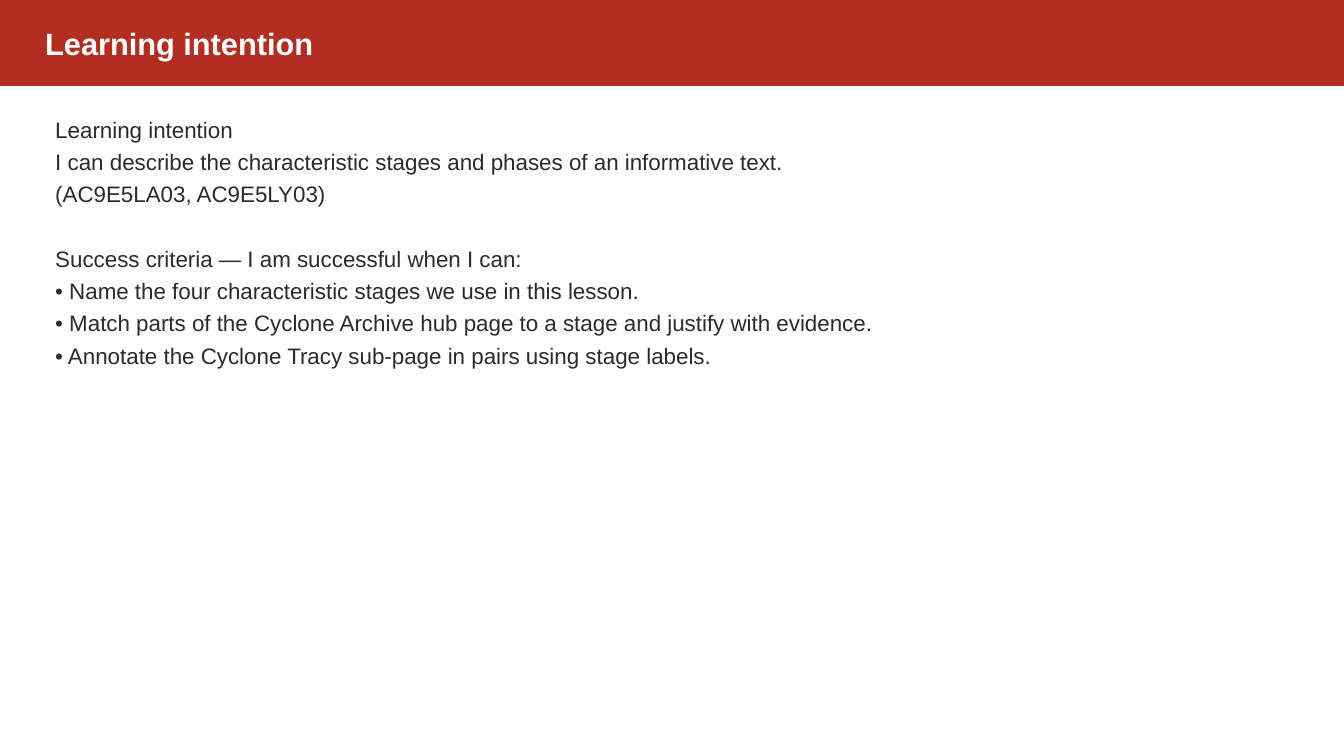
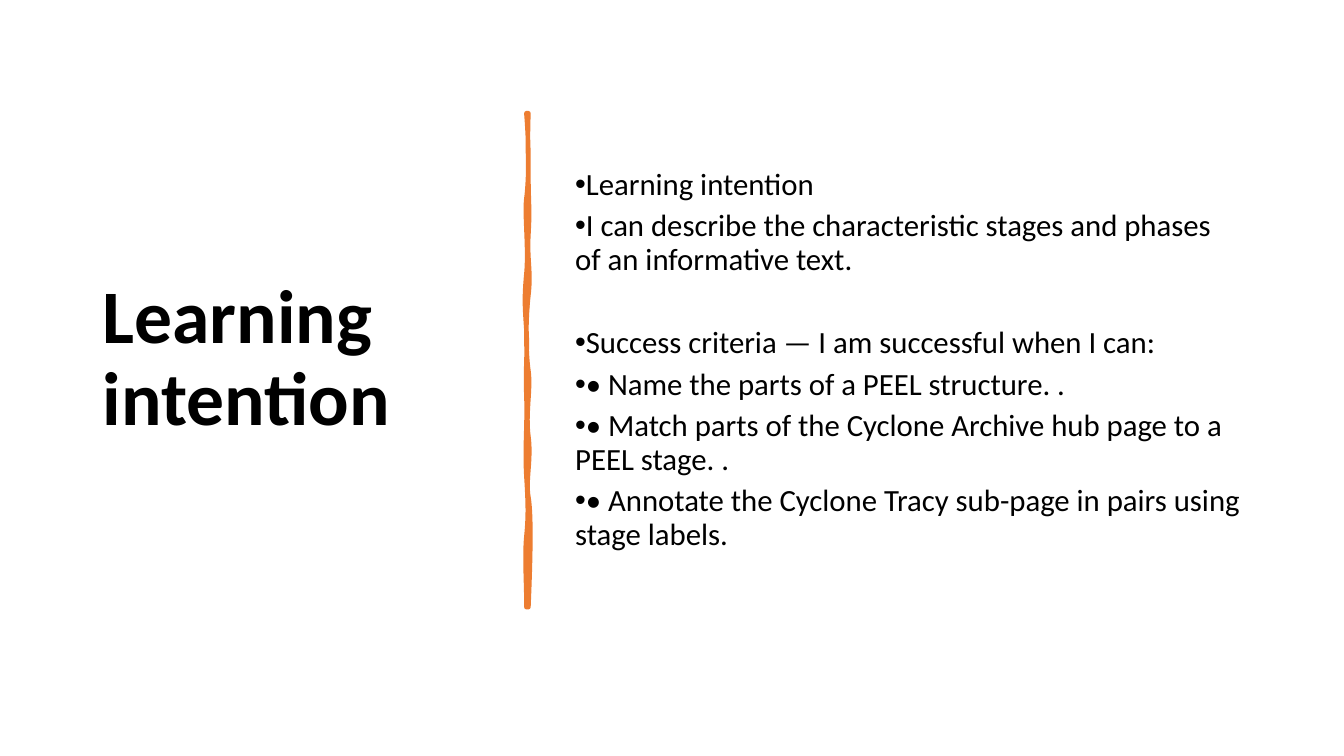
Before and after one commit to dsuth10/Joshua, a slide deck: slide 2 of Units/English/English_Unit_2/Lesson_Plans/Lesson_02_Slides.pptx. Drawn at 1344x756 pixels with LibreOffice and Linux fonts; fonts in the diff are those of the drawing. Boxes give left, top, right and bottom in pixels: in the first picture for what was removed or moved away, otherwise in the second. Text is boxed around its words. In the diff, an @@ line names an element or a change of style, - is before the commit and + after.

```diff
--- a/Units/English/English_Unit_2/Lesson_Plans/Lesson_02_Slides.pptx
+++ b/Units/English/English_Unit_2/Lesson_Plans/Lesson_02_Slides.pptx
@@ rectangle removed at [0,0,1344,86] @@
@@ text "Learning intention": place and size @@
-text "Learning intention" at [45,32,313,60]
+text "Learning intention" at [103,290,390,426]
@@ text "Learning intention" at [103,290,390,426]: size 22 to 54 pt, font Arial to Calibri, text colour #FFFFFF to #000000; line spacing 1 to 0.9; more space between paragraphs @@
@@ text "Learning intention": place and size @@
-text "Learning intention" at [55,121,872,369]
+text "Learning intention" at [575,173,1240,551]
@@ text "Learning intention" at [575,173,1240,551]: vertical alignment top to middle @@
@@ freeform shape added at [526,113,528,607], fill #ED7D31, outline #ED7D31 3.25 pt @@
@@ text at [575,173,1240,551]: size 16 to 22 pt, font Arial to Calibri, text colour #2B2B2B to #000000 in "Learning intention", "I can describe the characteristic stages and ...", "Success criteria — I am successful when ...", "• Annotate the Cyclone Tracy sub-page in ..."; bullet none to •; line spacing 1.2 to 0.9; more space between paragraphs @@
@@ text at [55,185,326,207]: paragraph removed @@
-(AC9E5LA03, AC9E5LY03)
@@ text at [575,373,1222,476]: text changed; size 16 to 22 pt; font Arial to Calibri; text colour #2B2B2B to #000000 @@
-• Name the four characteristic stages we use in this lesson.
-• Match parts of the Cyclone Archive hub page to a stage and justify with evidence.
+• • Name the parts of a PEEL structure. .
+• • Match parts of the Cyclone Archive hub page to a PEEL stage. .
```
Also in this commit, not shown: 16 other slides changed, 1 other file.
